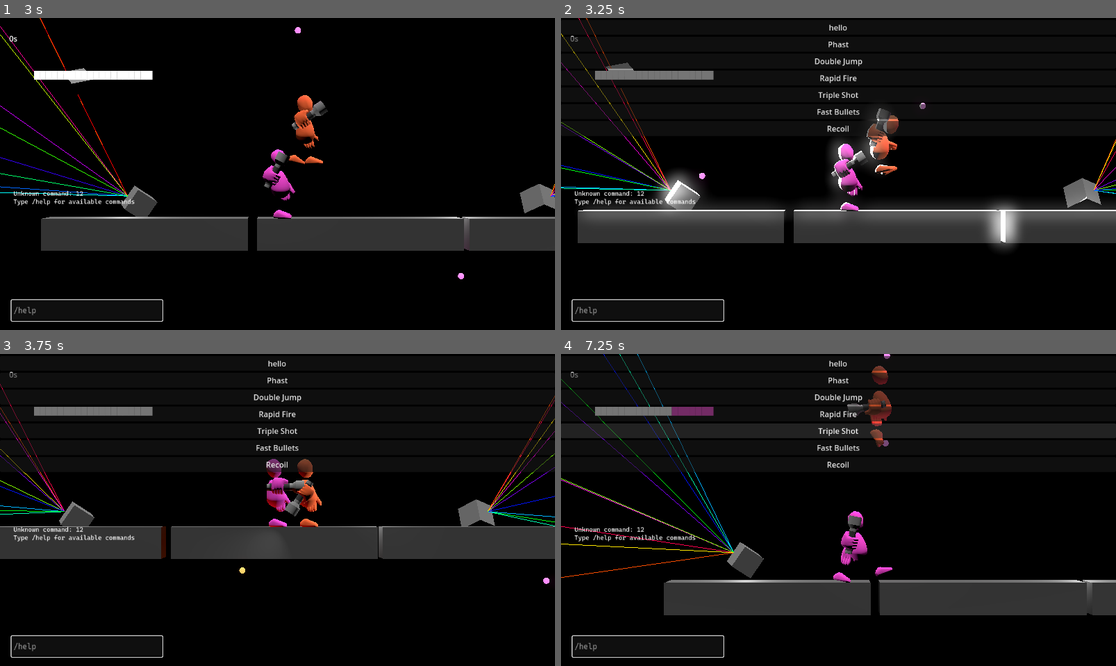
Above: before the commit, frames 1-4 (two rows, left to right).
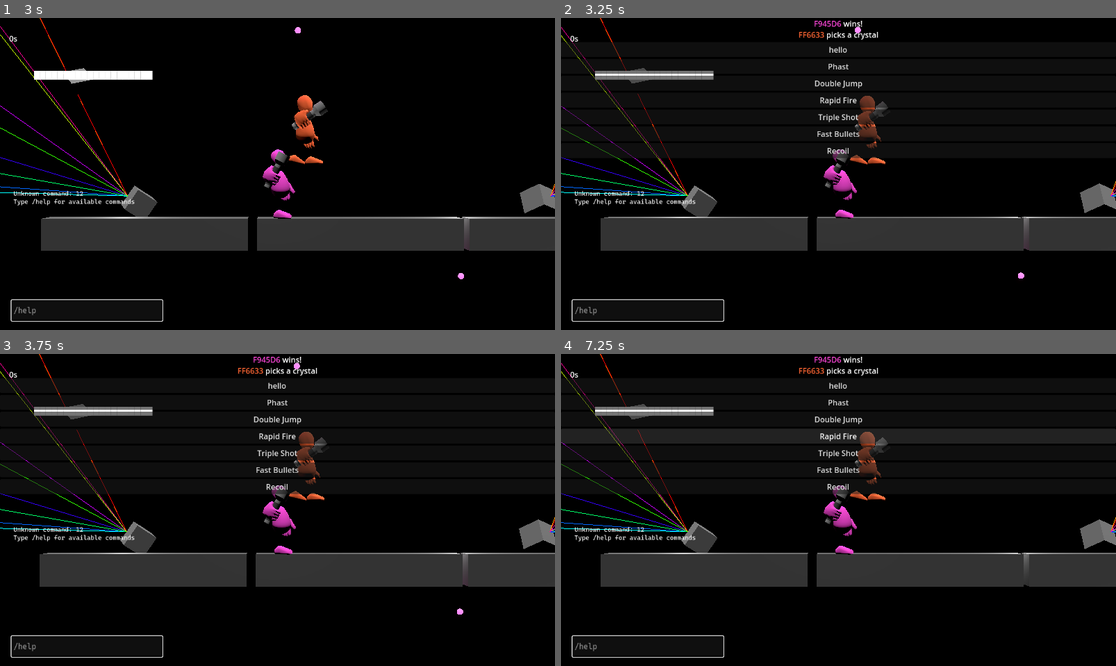
Above: after the commit, the same moments.

Repository: theowiik/project-epic-footsies-2
Game: Godot game, scene res://scenes/main.tscn
Same seed, same stepped clock (60 frames per second), same inputs: the game is played once before the commit and once after it. The engine's default icon, where the game draws it, is replaced by a stand-in: a white triangle on a blue panel in a dark square.
Inputs (mouse positions are in pixels of both pictures, inside the frame that each line leads up to):
- Up to frame 1 (3 s): click (88, 311) at 0.52 s; type "12" at 0.6 s; tap Enter at 1.25 s; move the mouse to (399, 158) at 1.27 s; hold D 1.28-2.03 s; tap J at 1.35, 2.1, 2.85 s; click (399, 158) at 1.42 s; tap Space at 1.52, 2.27 s; move the mouse to (166, 189) at 2.02 s; hold S 2.03-2.78 s; move the mouse to (333, 105) at 2.77 s; hold D from 2.78 s (still down)
- Up to frame 2 (3.25 s): keep holding D
- Up to frame 3 (3.75 s): move the mouse to (249, 572) at 3.52 s; release D at 3.53 s; hold W from 3.53 s (still down); tap J at 3.6 s; click (249, 572) at 3.67 s
- Up to frame 4 (7.25 s): tap Space at 3.77, 4.52, 5.27, 6.77 s; move the mouse to (1005, 556) at 4.27 s; release W at 4.28 s; hold A 4.28-5.78 s; tap J every 0.75 s from 4.35 to 6.6 s; move the mouse to (672, 463) at 5.02 s; move the mouse to (866, 510) at 5.77 s; hold S 5.78-6.53 s; click (866, 510) at 5.92 s; move the mouse to (755, 432) at 6.52 s; hold D from 6.53 s (still down)

Frame 1 is identical in both runs. In frame 2, 13% of the frame differs, in the area x 0-100%, y 0-84%; in frame 3, 21%; in frame 4, 22%.

Commit message:
Display the results label

Diff:
--- a/game/scenes/crystal_picker/crystal_picker.tscn
+++ b/game/scenes/crystal_picker/crystal_picker.tscn
@@ -4,6 +4,7 @@
 [ext_resource type="PackedScene" uid="uid://c43ctoschg12q" path="res://scenes/crystal_picker/crystal_button.tscn" id="2_rpxrj"]
 
 [node name="CrystalPicker" type="Control"]
+process_mode = 3
 layout_mode = 3
 anchors_preset = 15
 anchor_right = 1.0
@@ -23,6 +24,7 @@
 [node name="ResultLabel" type="RichTextLabel" parent="Content"]
 layout_mode = 2
 text = "THIS TEAM WON! THIS PLAYER SHOULD PICK A CRYSTAL"
+fit_content = true
 horizontal_alignment = 1
 
 [node name="Buttons" type="VBoxContainer" parent="Content"]
--- a/game/scripts/main.gd
+++ b/game/scripts/main.gd
@@ -24,6 +24,7 @@
 	crystal_picker.crystal_picked.connect(on_crystal_picked)
 	add_child(crystal_picker)
 	crystal_picker.show_result(winner, loser)
+	process_mode = Node.PROCESS_MODE_DISABLED
 
 
 func on_crystal_picked(crystal_name: String) -> void:
@@ -36,3 +37,4 @@
 	crystal_picker_node.queue_free()
 	crystal_picker_node = null
 	current_loser = null
+	process_mode = Node.PROCESS_MODE_INHERIT
